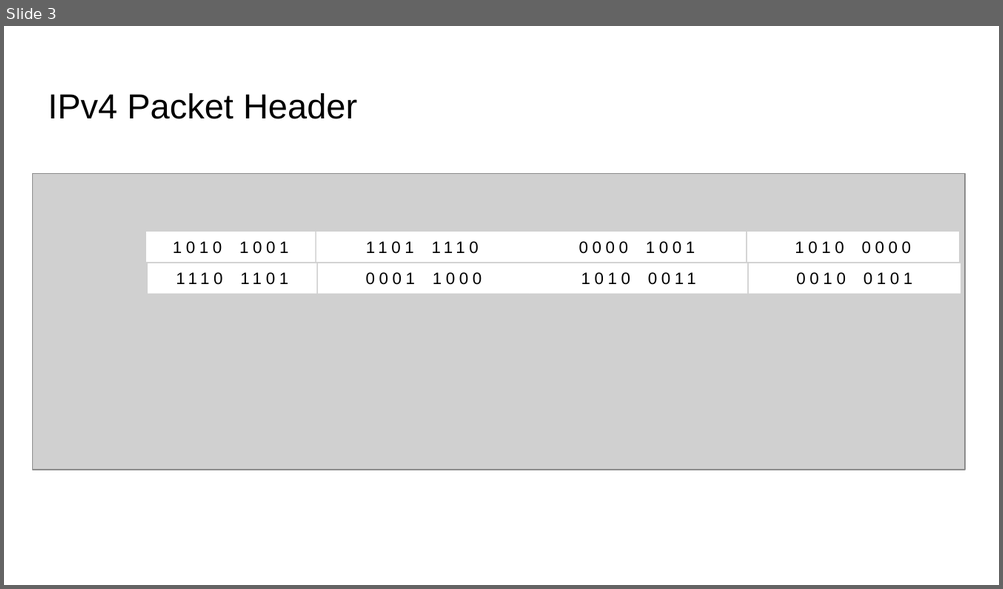
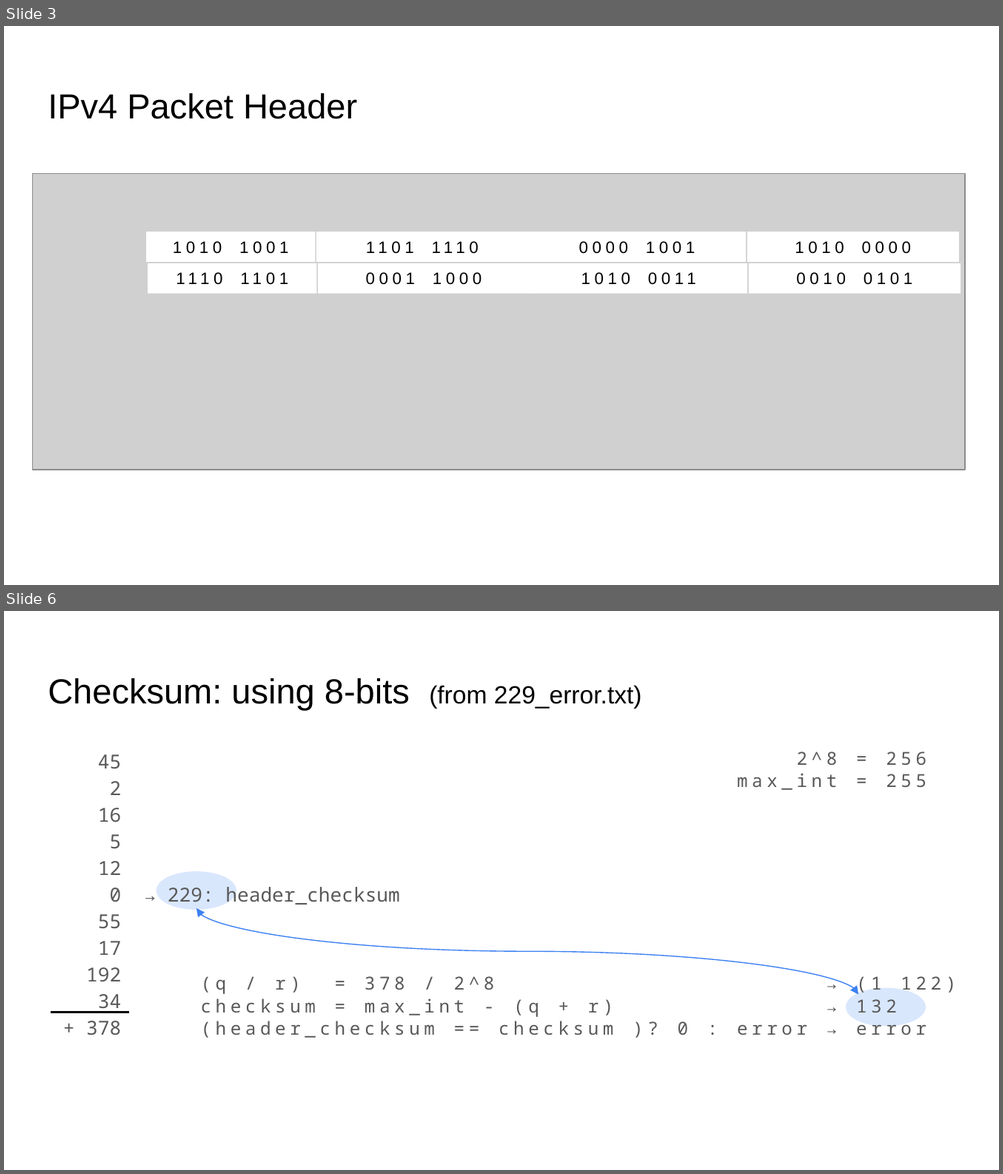
Before and after one commit to sgarcia0206/comp122-f23, a slide deck: format-encodings/slide_presentations/.hidden/checksum.pptx. Shown one above the other, each under a label of ours: slide 3 before the commit, slides 3 and 6 after it; the slides between them are not shown. The pictures are 1003x589 and 1003x1174 pixels, drawn with LibreOffice and Linux fonts; fonts in the diff are those of the drawing; grey boxes stand for pictures. Boxes give left, top, right and bottom in pixels: in the first picture for what was removed or moved away, otherwise in the second. Text is boxed around its words. In the diff, an @@ line names an element or a change of style, - is before the commit and + after.

Commit message:
added slide for 229_error.txt

```diff
--- a/format-encodings/slide_presentations/.hidden/checksum.pptx
+++ b/format-encodings/slide_presentations/.hidden/checksum.pptx
@@ slide 6 added at [4, 611, 999, 1170], background #FFFFFF @@
@@ title added at [48, 678, 642, 710], 25.2 pt, text #000000 @@
+Checksum: using 8-bits (from 229_error.txt)
@@ text added at [86, 755, 122, 1035], 14 pt, text #595959 @@
+45
+2
+16
+5
+12
+0 → 229: header_checksum
+55
+17
+192
+34
++ 378
@@ text added at [201, 752, 926, 1038], 12.9 pt, text #595959 @@
+2^8 = 256
+max_int = 255
+(q / r) = 378 / 2^8 → (1 122)
+checksum = max_int - (q + r) → 132
+(header_checksum == checksum )? 0 : error → error
@@ ellipse added at [157, 872, 235, 908], fill #D9E7FD, outline #D9E7FD 2 pt @@
@@ curved double arrow added from (196, 908) to (858, 995), #3C81F3 0.75 pt @@
@@ ellipse added at [846, 990, 924, 1025], fill #D9E7FD, outline #D9E7FD 2 pt @@
@@ line added from (129, 1013) to (51, 1013), #000000 1.25 pt @@
```
Also in this commit, not shown: 2 slides changed, 1 other file.
